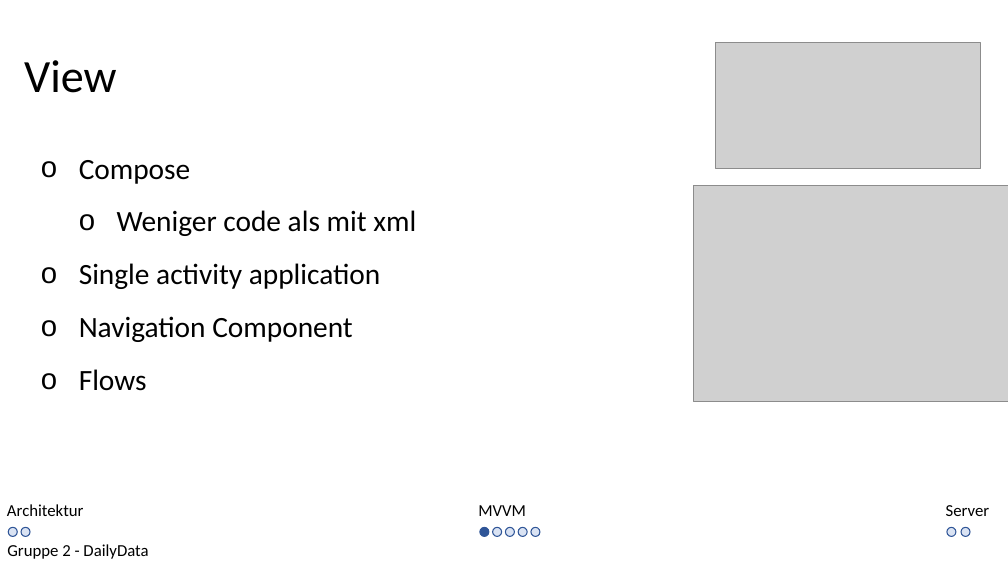
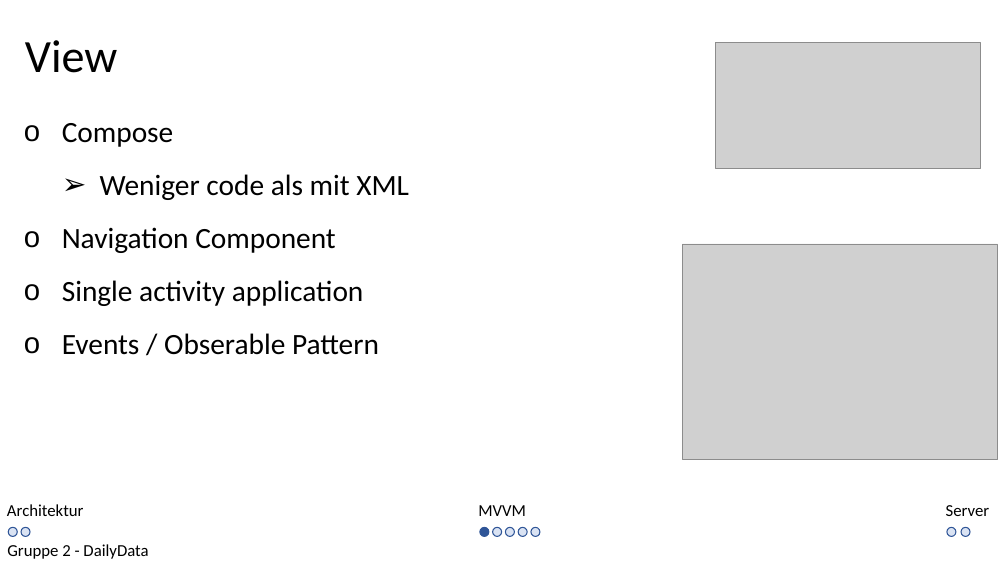
Before and after one commit to kittyahy/PSEAppGruppe2, a slide deck: slide 4 of Praesentationen/02-Entwurfsphase/Entwurf Präsentation.pptx. Drawn at 1008x567 pixels with LibreOffice and Linux fonts; fonts in the diff are those of the drawing; grey boxes stand for pictures. Boxes give left, top, right and bottom in pixels: in the first picture for what was removed or moved away, otherwise in the second. Text is boxed around its words. In the diff, an @@ line names an element or a change of style, - is before the commit and + after.

```diff
--- a/Praesentationen/02-Entwurfsphase/Entwurf Präsentation.pptx
+++ b/Praesentationen/02-Entwurfsphase/Entwurf Präsentation.pptx
@@ text "View": place and size @@
-text "View" at bbox=[24, 60, 117, 93]
+text "View" at bbox=[25, 40, 118, 73]
@@ text "Compose": place and size @@
-text "Compose" at bbox=[79, 160, 416, 391]
+text "Compose" at bbox=[62, 123, 409, 355]
@@ text at bbox=[62, 174, 409, 253]: text changed @@
-  o Weniger code als mit xml
+  ➢ Weniger code als mit XML
+o Navigation Component
@@ picture: place and size @@
-picture at bbox=[693, 186, 1008, 402]
+picture at bbox=[683, 244, 997, 461]
@@ text at bbox=[62, 333, 379, 355]: text changed @@
-o Navigation Component
-o Flows
+o Events / Obserable Pattern
```
Also in this commit, not shown: 10 other slides changed, 1 slide added, 19 other files.
